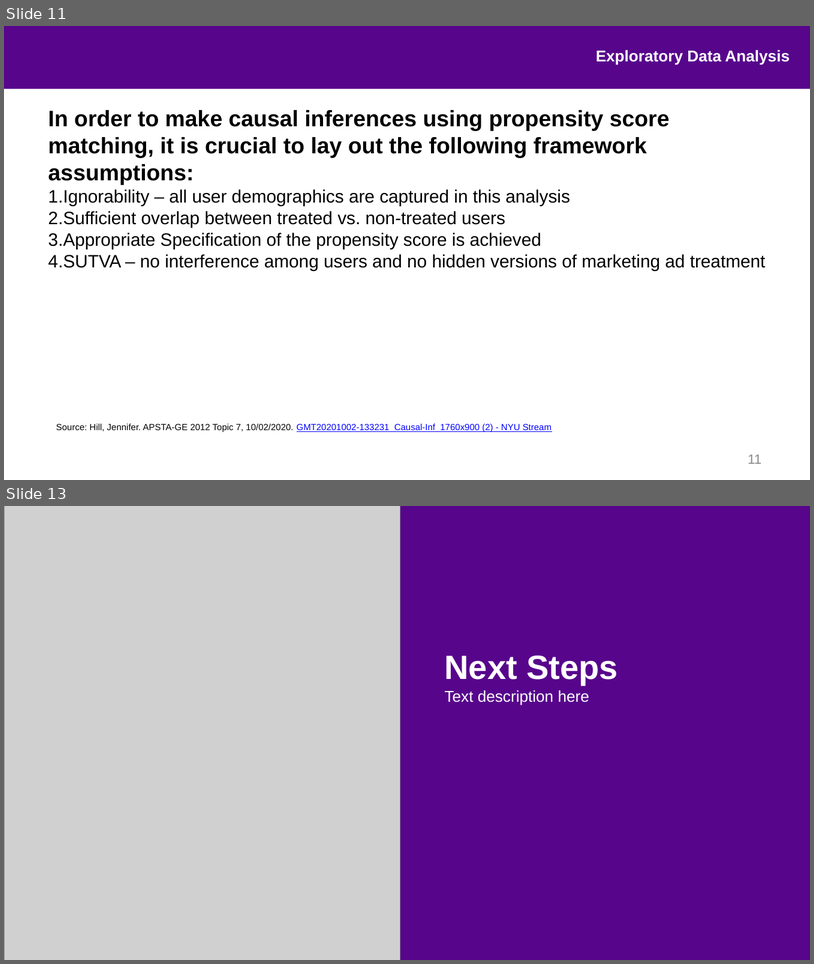
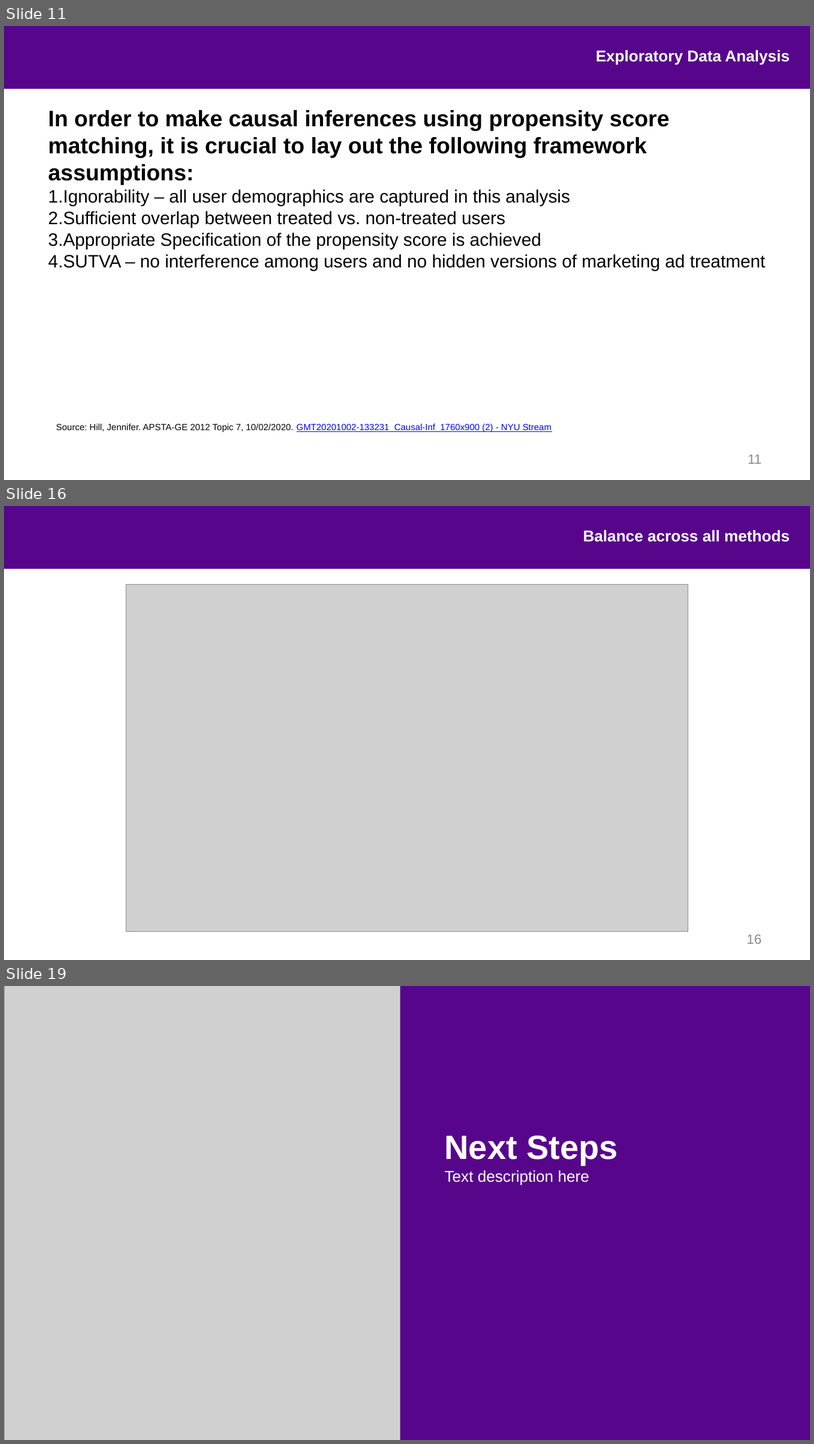
Before and after one commit to ajpag/Airbnb-Causal-Inference, a slide deck: presentation/airbnb_causal_inference.pptx. Shown one above the other, each under a label of ours: slides 11 and 13 before the commit, slides 11, 16 and 19 after it; the slides between them are not shown. The pictures are 814x964 and 814x1444 pixels, drawn with LibreOffice and Linux fonts; fonts in the diff are those of the drawing; grey boxes stand for pictures; background and template pictures are left out. Boxes give left, top, right and bottom in pixels: in the first picture for what was removed or moved away, otherwise in the second. Text is boxed around its words. In the diff, an @@ line names an element or a change of style, - is before the commit and + after.

```diff
--- a/presentation/airbnb_causal_inference.pptx
+++ b/presentation/airbnb_causal_inference.pptx
@@ slide 16 added at (x1=4, y1=506, x2=810, y2=960), background #FFFFFF; not listed: 1 template element that a slide beside it also shows @@
@@ text added at (x1=584, y1=530, x2=790, y2=542), 14 pt, text #FFFFFF, bold @@
+Balance across all methods
@@ picture added at (x1=126, y1=584, x2=689, y2=931) @@
@@ page number added at (x1=747, y1=934, x2=762, y2=943), 12 pt, text #898989 @@
+16
@@ what was slide 13 is now slide 19 @@
```
Also in this commit, not shown: 6 other slides added, 1 slide removed.
